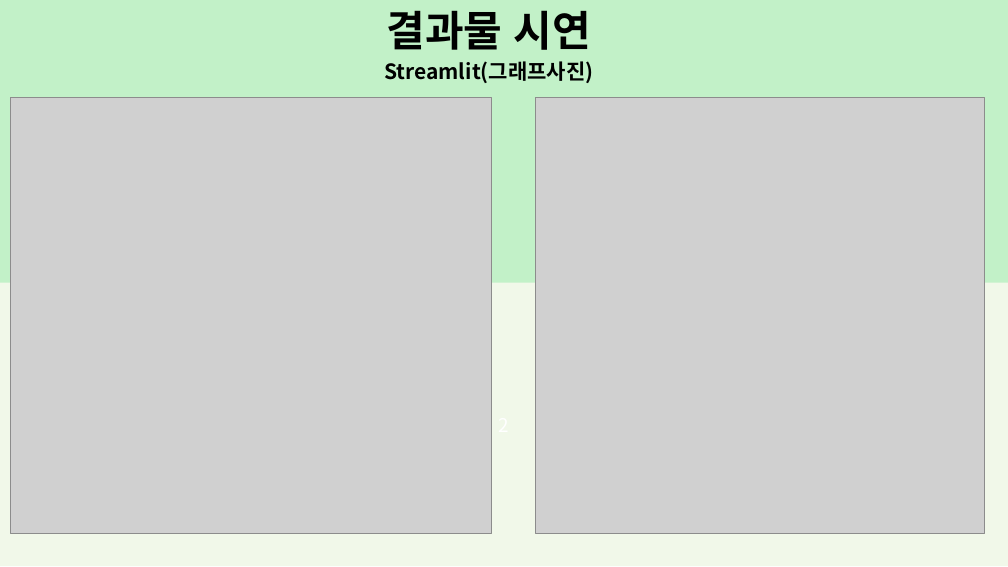
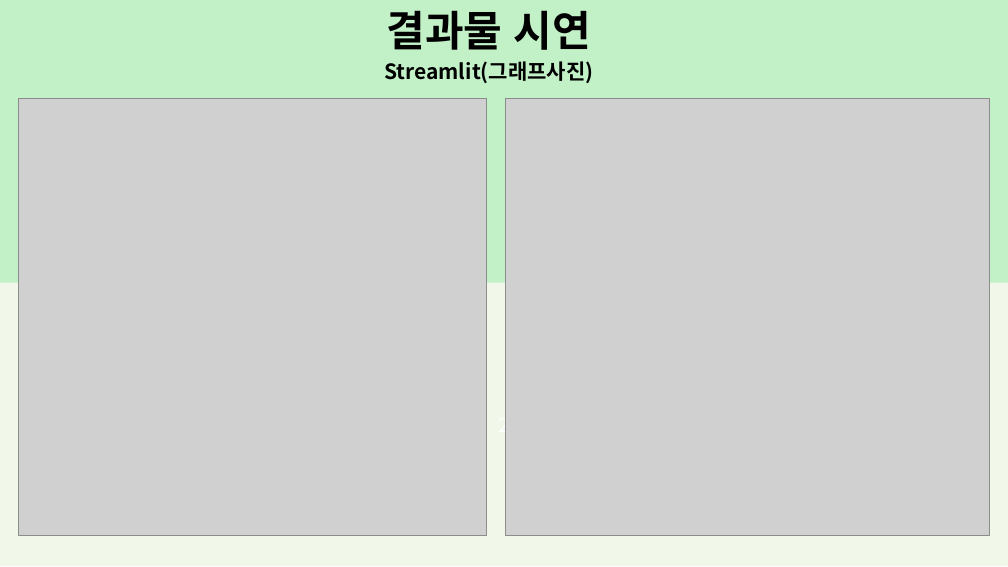
Before and after one commit to SKNETWORKS-FAMILY-AICAMP/SKN20-1ST-5TEAM-, a slide deck: slide 11 of 발표/5조최종최종.pptx (slide 13 before the commit). Drawn at 1008x567 pixels with LibreOffice and Linux fonts; fonts in the diff are those of the drawing; grey boxes stand for pictures. Boxes give left, top, right and bottom in pixels: in the first picture for what was removed or moved away, otherwise in the second. Text is boxed around its words. In the diff, an @@ line names an element or a change of style, - is before the commit and + after.

```diff
--- a/발표/5조최종최종.pptx
+++ b/발표/5조최종최종.pptx
@@ picture: place and size @@
-picture at <box>10,98,492,534</box>
+picture at <box>19,98,487,535</box>
@@ picture: place and size @@
-picture at <box>535,98,985,534</box>
+picture at <box>505,98,990,535</box>
@@ text "2": place and size @@
-text "2" at <box>0,283,1008,566</box>
+text "2" at <box>499,412,509,437</box>
@@ text at <box>499,412,509,437</box>: text added @@
+2
```
Also in this commit, not shown: 6 other slides changed, 1 slide removed.
